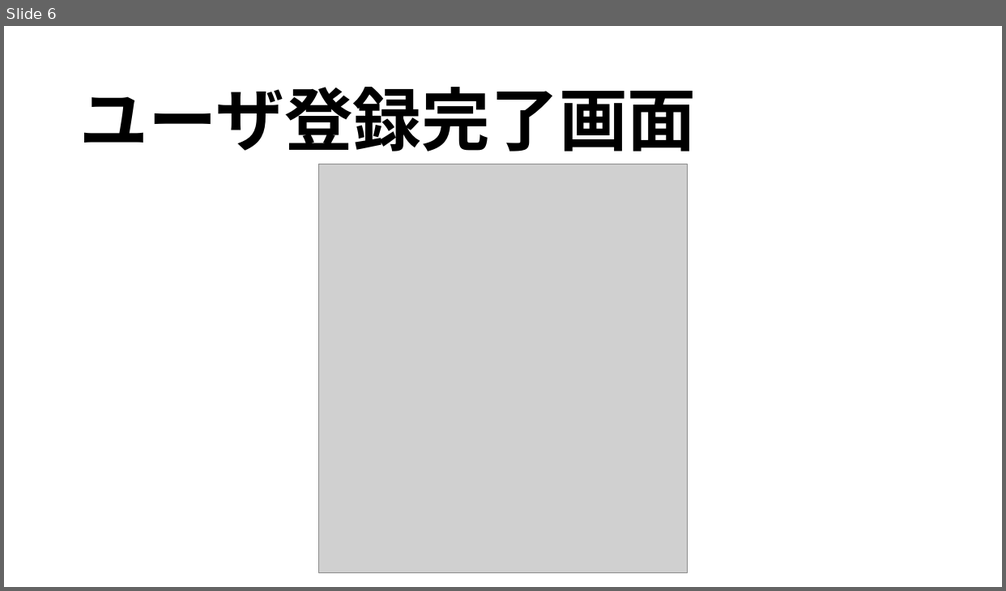
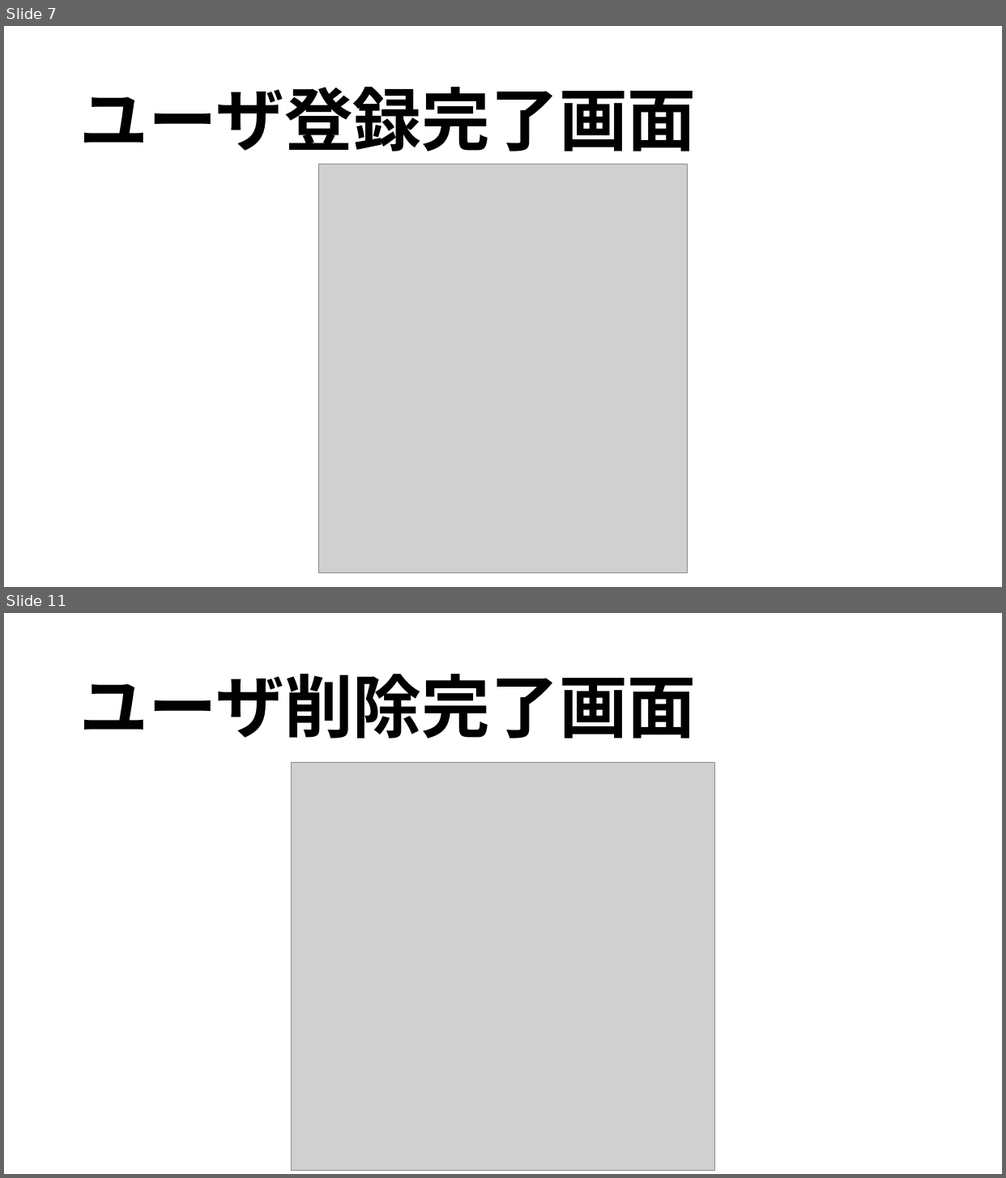
Before and after one commit to Takeda-Axiz/takeda_personal_develop, a slide deck: 株式会社ユウシン_竹田悠希_個人開発成果発表.pptx. Shown one above the other, each under a label of ours: slide 6 before the commit, slides 7 and 11 after it; the slides between them are not shown. The pictures are 1006x591 and 1006x1178 pixels, drawn with LibreOffice and Linux fonts; fonts in the diff are those of the drawing; grey boxes stand for pictures. Boxes give left, top, right and bottom in pixels: in the first picture for what was removed or moved away, otherwise in the second. Text is boxed around its words. In the diff, an @@ line names an element or a change of style, - is before the commit and + after.

```diff
--- a/株式会社ユウシン_竹田悠希_個人開発成果発表.pptx
+++ b/株式会社ユウシン_竹田悠希_個人開発成果発表.pptx
@@ slide 11 added at (x1=4, y1=613, x2=1002, y2=1174), background #FFFFFF @@
@@ title added at (x1=80, y1=674, x2=696, y2=739), 66 pt, text #000000, bold @@
+ユーザ削除完了画面
@@ picture added at (x1=292, y1=763, x2=714, y2=1171) @@
@@ what was slide 6 is now slide 7 @@
```
Also in this commit, not shown: 3 slides changed, 7 other slides added, 1 slide removed.
